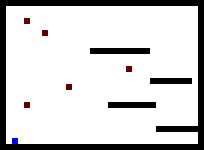
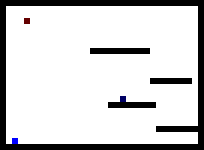
Before/after of a 204×150 layered artwork. What changed in the layer stack:
painted on "Background" over (24, 30, 132, 108)
